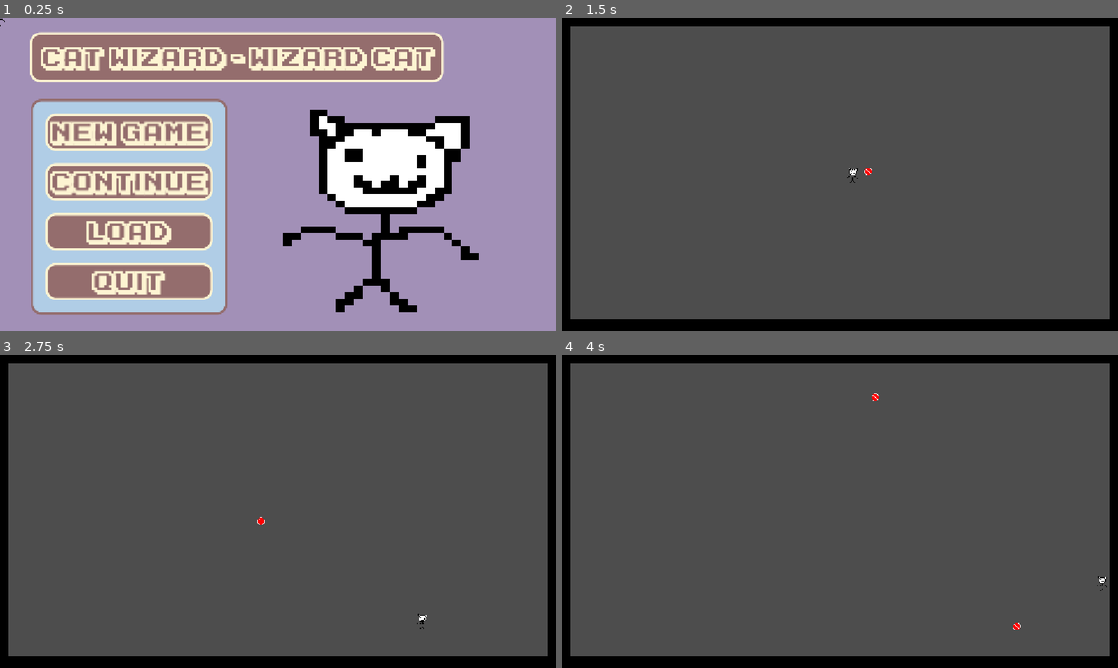
Above: before the commit, frames 1-4 (two rows, left to right).
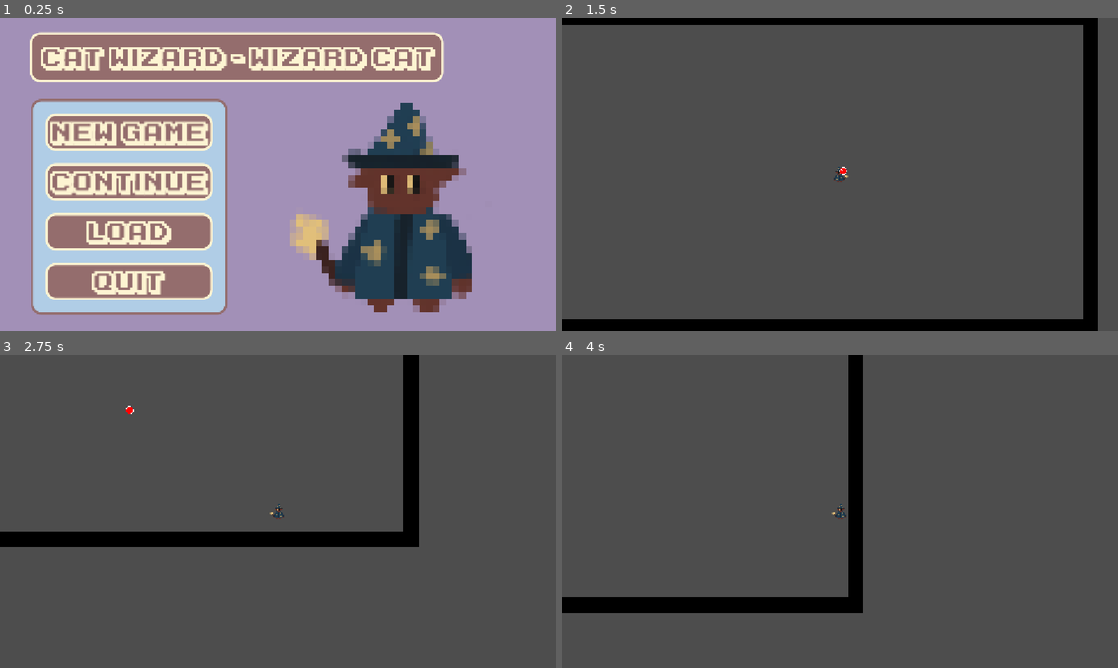
Above: after the commit, the same moments.

Repository: teganmy/wizard-cat-cat-wizard
Game: Godot game, scene res://main.tscn
Same seed, same stepped clock (60 frames per second), same inputs: the game is played once before the commit and once after it.
Inputs (mouse positions are in pixels of both pictures, inside the frame that each line leads up to):
- Up to frame 1 (0.25 s): no input
- Up to frame 2 (1.5 s): click "New Game" at 0.5 s; tap Enter at 1.25 s; move the mouse to (962, 158) at 1.27 s; hold Right (player_right) from 1.28 s (still down); tap Space (fire) at 1.35 s
- Up to frame 3 (2.75 s): move the mouse to (166, 527) at 2.02 s; release Right (player_right) at 2.03 s; hold Down (player_down) from 2.03 s (still down); tap Space (fire) at 2.1 s
- Up to frame 4 (4 s): move the mouse to (895, 442) at 2.77 s; release Down (player_down) at 2.78 s; hold Right (player_right) 2.78-3.53 s; tap Space (fire) at 2.85, 3.6 s; move the mouse to (812, 574) at 3.52 s; hold W (player_up) from 3.53 s (still down)

The runs differ from the first frame. In frame 1, 15% of the frame differs, in the area x 0-87%, y 0-94%; in frame 2, 6.1%; in frame 3, 14%; in frame 4, 14%.

Commit message:
Changed player sprite and fixed double player bug

Diff:
--- a/wizard-cat-game/main.gd
+++ b/wizard-cat-game/main.gd
@@ -1,5 +1,4 @@
 extends Node2D
-
 
 func _on_new_game_button_pressed() -> void:
 	get_tree().change_scene_to_file("res://levels/level_1.tscn")
--- a/wizard-cat-game/main.tscn
+++ b/wizard-cat-game/main.tscn
@@ -2,7 +2,7 @@
 
 [ext_resource type="Script" uid="uid://dq2js0a13n6oc" path="res://components/button_tween.gd" id="1_0xm2m"]
 [ext_resource type="Script" uid="uid://hvo3h3pb28bc" path="res://main.gd" id="1_h2yge"]
-[ext_resource type="Texture2D" uid="uid://ho1q5y7xs8o7" path="res://assets/cat.png" id="2_h2yge"]
+[ext_resource type="Texture2D" uid="uid://cdhwe1jm0yer6" path="res://assets/wizard-cat.png" id="3_h2yge"]
 
 [sub_resource type="LabelSettings" id="LabelSettings_1bvp3"]
 font_size = 50
@@ -83,13 +83,13 @@
 anchor_top = 1.0
 anchor_right = 1.0
 anchor_bottom = 1.0
-offset_left = -640.0
+offset_left = -552.0
 offset_top = -472.0
-offset_right = -48.0
+offset_right = -120.0
 offset_bottom = -40.0
 grow_horizontal = 0
 grow_vertical = 0
-texture = ExtResource("2_h2yge")
+texture = ExtResource("3_h2yge")
 
 [node name="Background" type="CanvasLayer" parent="MenuLayer/MainMenu" unique_id=490247967]
 layer = -10
--- a/wizard-cat-game/player.gd
+++ b/wizard-cat-game/player.gd
@@ -2,16 +2,22 @@
 
 @export var speed: float = 100
 @onready var shooter := $AreaShooter
+@onready var sprite := $Sprite2D
 var last_dir: Vector2 = Vector2.ZERO
 
 
 func _physics_process(_delta: float) -> void:
 	var dir := Input.get_vector("player_left", "player_right", "player_up", "player_down")
 	if dir != last_dir:
-		get_tree().create_tween().set_trans(Tween.TRANS_QUAD).tween_property(self, "velocity", speed * dir, 0.25)
+		get_tree().create_tween().set_trans(Tween.TRANS_QUAD).tween_property(self, "velocity", speed * dir, 0.1)
 		last_dir = dir
 	if Input.is_action_just_pressed("fire"):
 		add_sibling(shooter.fire(get_global_mouse_position()))
+	if get_global_mouse_position().x < global_position.x:
+		sprite.flip_h = false
+	else:
+		sprite.flip_h = true
+
 	move_and_slide()
 
 
--- a/wizard-cat-game/player.tscn
+++ b/wizard-cat-game/player.tscn
@@ -1,7 +1,7 @@
 [gd_scene format=3 uid="uid://6t34451gxrtm"]
 
-[ext_resource type="Texture2D" uid="uid://ho1q5y7xs8o7" path="res://assets/cat.png" id="1_4flbx"]
 [ext_resource type="Script" uid="uid://cbd2g1myqnniy" path="res://player.gd" id="1_onrkg"]
+[ext_resource type="Texture2D" uid="uid://cdhwe1jm0yer6" path="res://assets/wizard-cat.png" id="2_dw050"]
 [ext_resource type="Script" uid="uid://bcc0owr08yuq5" path="res://components/health.gd" id="3_i3pqv"]
 [ext_resource type="Script" uid="uid://c88tvlaqfqme2" path="res://components/hurtbox.gd" id="4_hqtel"]
 [ext_resource type="Script" uid="uid://dk1yon6ea2oig" path="res://components/shooter.gd" id="5_sweqy"]
@@ -23,7 +23,7 @@
 
 [node name="Sprite2D" type="Sprite2D" parent="." unique_id=1903219605]
 texture_filter = 1
-texture = ExtResource("1_4flbx")
+texture = ExtResource("2_dw050")
 
 [node name="CollisionShape2D" type="CollisionShape2D" parent="." unique_id=1265038457]
 shape = SubResource("RectangleShape2D_gpvk7")
@@ -54,5 +54,7 @@
 bullet = ExtResource("8_dw050")
 metadata/_custom_type_script = "uid://ds8lqx0juuem6"
 
+[node name="Camera2D" type="Camera2D" parent="." unique_id=677666763]
+
 [connection signal="changed" from="Health" to="." method="_on_health_changed"]
 [connection signal="died" from="Health" to="." method="_on_health_died"]
--- a/wizard-cat-game/project.godot
+++ b/wizard-cat-game/project.godot
@@ -14,10 +14,6 @@
 run/main_scene="uid://be1g2jqyou40i"
 config/features=PackedStringArray("4.7", "Forward Plus")
 config/icon="res://icon.svg"
-
-[autoload]
-
-Player="*uid://6t34451gxrtm"
 
 [display]
 
@@ -58,6 +54,7 @@
 fire={
 "deadzone": 0.2,
 "events": [Object(InputEventKey,"resource_local_to_scene":false,"resource_name":"","device":-1,"window_id":0,"alt_press …(191 unchanged characters)…
+, Object(InputEventMouseButton,"resource_local_to_scene":false,"resource_name":"","device":-1,"window_id":0,"alt_pressed":false,"shift_pressed":false,"ctrl_pressed":false,"meta_pressed":false,"button_mask":1,"position":Vector2(139, 16),"global_position":Vector2(148, 64),"factor":1.0,"button_index":1,"canceled":false,"pressed":true,"double_click":true,"script":null)
 ]
 }
 
Not shown, added: wizard-cat-game/assets/leaf-stone.png.import
Not shown, added: wizard-cat-game/assets/snail.png.import
Not shown, added: wizard-cat-game/assets/stone_.png.import
Not shown, added: wizard-cat-game/assets/wizard-cat.png.import
Not shown, added: wizard-cat-game/assets/wood.png.import
